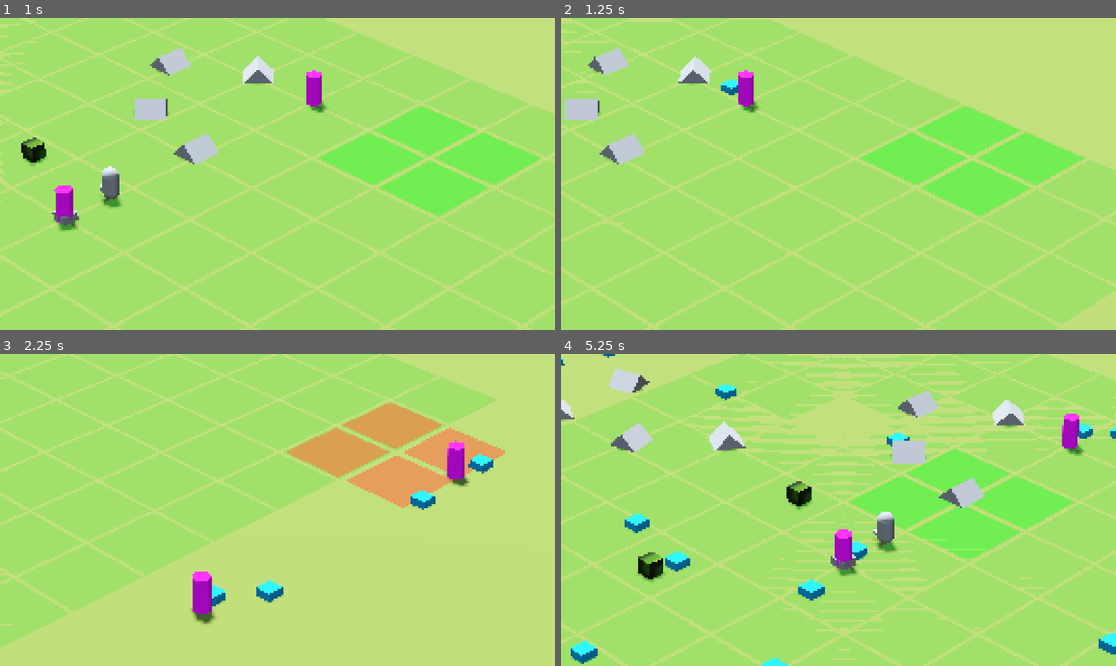
Above: before the commit, frames 1-4 (two rows, left to right).
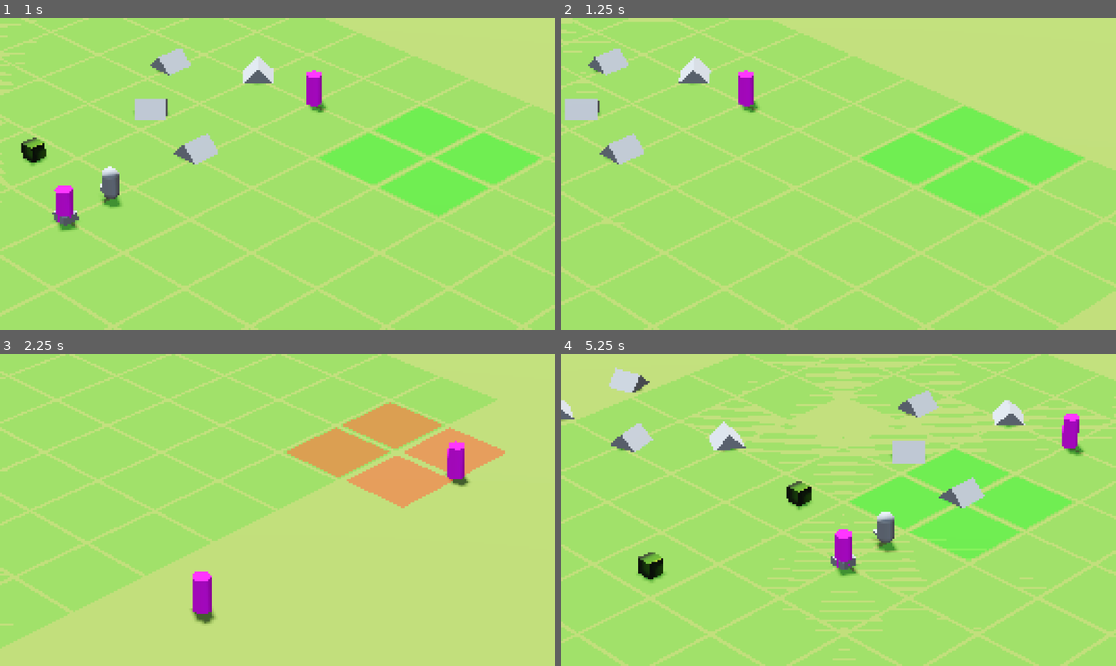
Above: after the commit, the same moments.

Repository: jalejr/Incrememental
Game: Godot game, scene res://main.tscn
The game is run twice, just before and just after one commit, with the same random seed, the same clock (stepped at 60 frames per second) and the same inputs. The engine's default icon, where the game draws it, is replaced by a stand-in: a white triangle on a blue panel in a dark square.
Inputs (mouse positions are in pixels of both pictures, inside the frame that each line leads up to):
- Up to frame 1 (1 s): tap Enter (enter) at 0.5 s; move the mouse to (399, 158) at 0.52 s; hold Right (right) from 0.53 s (still down); tap F (test) at 0.6 s; click (399, 158) at 0.67 s
- Up to frame 2 (1.25 s): keep holding Right (right)
- Up to frame 3 (2.25 s): move the mouse to (166, 525) at 1.27 s; release Right (right) at 1.28 s; hold S (backward) 1.28-2.03 s; tap Mouse wheel up (camera_zoom_in) at 1.35 s; tap F (test) at 1.55 s; move the mouse to (333, 441) at 2.02 s; hold Right (right) from 2.03 s (still down); hold Mouse wheel down (camera_zoom_out) from 2.03 s (still down)
- Up to frame 4 (5.25 s): tap F (test) at 2.3, 3.05, 3.8, 4.35 s; move the mouse to (810, 572) at 2.77 s; release Right (right) at 2.78 s; release Mouse wheel down (camera_zoom_out) at 2.78 s; hold W (forward) 2.78-3.53 s; tap Enter (enter) at 2.85 s; click (810, 572) at 2.92 s; move the mouse to (1005, 556) at 3.52 s; hold A (left) 3.53-5.03 s; click (1005, 556) at 3.6 s; move the mouse to (672, 463) at 4.27 s; move the mouse to (866, 510) at 5.02 s; hold S (backward) from 5.03 s (still down); tap G at 5.1 s; click (866, 510) at 5.17 s

Frame 1 is identical in both runs. In frame 2, 0.1% of the frame differs, in the area x 28-32%, y 19-25%; in frame 3, 0.8%; in frame 4, 1.7%, in the area x 0-100%, y 0-100%.
Error before the commit: Cannot call method 'storage_buffer_create' on a null value. (res://compositor/scripts/edge_detection_compositor.gd:20)
Error after the commit: Parse Error: Could not find type "BaseUnitManager" in the current scope. (res://grids/spatial_grid/classes/spatial_grid_unit.gd:4)

Commit message:
Broken atm but progress

Diff:
--- a/global/unit_manager_registry.gd
+++ b/global/unit_manager_registry.gd
@@ -4,7 +4,7 @@
 var _managers: Dictionary = {}
 
 # public methods
-func register_manager(unit_type: Unit.Type, manager: BaseUnitManager):
+func register_manager(unit_type: Unit.Type, manager: UnitManager):
 	if _managers.has(unit_type):
 		push_error("Manager already registered for type: ", unit_type)
 		return
@@ -13,7 +13,7 @@
 	print("Registered manager for ", Unit.Type.keys()[unit_type])
 
 
-func get_manager(unit_type: Unit.Type) -> BaseUnitManager:
+func get_manager(unit_type: Unit.Type) -> UnitManager:
 	if not _managers.has(unit_type):
 		push_error("No manager registered for type: ", unit_type)
 		return null
--- a/main.tscn
+++ b/main.tscn
@@ -10,7 +10,7 @@
 [ext_resource type="PackedScene" uid="uid://cs0djqyjiehg" path="res://units/scavenger.tscn" id="6_7mycd"]
 [ext_resource type="PackedScene" uid="uid://dnk5c7577fdlf" path="res://grids/spatial_grid/spatial_grid.tscn" id="6_272bh"]
 [ext_resource type="PackedScene" uid="uid://dglrm60njnkoq" path="res://grids/building_grid_visualizer/grid_visualizer.tscn" id="6_w48qg"]
-[ext_resource type="PackedScene" uid="uid://c7bfkc5utn8jc" path="res://units/base_unit_manager/base_unit_manager.tscn" id="7_5vw27"]
+[ext_resource type="PackedScene" uid="uid://c7bfkc5utn8jc" path="res://units/unit_manager/unit_manager.tscn" id="7_5vw27"]
 [ext_resource type="PackedScene" uid="uid://5k3hagwi4mhh" path="res://units/spawners/unit_spawner_building.tscn" id="8_5vw27"]
 [ext_resource type="PackedScene" uid="uid://yyymo2467tpn" path="res://units/soldier_manager/soldier_manager.tscn" id="8_kek77"]
 
--- a/scripts/buildings/building.gd
+++ b/scripts/buildings/building.gd
@@ -12,7 +12,7 @@
 var radius: float = 0.5
 var adjacent_aura_buffs: Array[Buff] = []
 var active_buffs: Dictionary[Building, Array] = {}
-var cached_buff_multiplier: Dictionary[Buff, float] = {}
+var cached_buffs_calculated: Dictionary[Buff.Type, float] = {}
 
 ## built-in override methods
 func _ready() -> void:
--- a/scripts/buildings/spawner_building.gd
+++ b/scripts/buildings/spawner_building.gd
@@ -6,8 +6,8 @@
 @export var spawn_points: Array[Node3D] = []
 
 ## private vars
-var _unit_manager: BaseUnitManager
-var _spawned_units: Array[BaseUnitData] = []
+var _unit_manager: UnitManager
+var _spawned_units: Array[UnitData] = []
 var _spawn_timer: Timer
 var _next_spawn_point_index: int = 0
 
@@ -61,7 +61,8 @@
 	var unit_stats: UnitStats = _get_unit_stats()
 
 	if unit_stats:
-		var unit_data = _unit_manager.spawn_unit(spawn_pos, unit_stats, self)
+		#TODO change spawn unit to proper unit type
+		var unit_data = _unit_manager.spawn_unit(Unit.Type.BASE, spawn_pos, cached_buffs_calculated, self)
 		_spawned_units.append(unit_data)
 		_on_unit_spawned(unit_data, spawn_pos)
 
@@ -82,14 +83,14 @@
 	return stats
 
 
-func _on_manager_says_unit_died(unit: BaseUnitData, building):
+func _on_manager_says_unit_died(unit: UnitData, building):
 	if building != self:
 		return
 	_spawned_units.erase(unit)
 	_on_unit_died(unit)
 
 
-func _on_unit_spawned(unit_data: BaseUnitData, position: Vector3):
+func _on_unit_spawned(unit_data: UnitData, position: Vector3):
 	# Logic should be put here. Probably a overridable
 	#print(name, " spawned unit at ", position, " (", get_alive_unit_count(), "/", max_units, ")")
 	pass
--- a/units/base_unit_manager/base_unit_data.gd
+++ /dev/null
@@ -1,13 +0,0 @@
-class_name BaseUnitData
-
-var position: Vector3
-var visual_position: Vector3
-var radius: float
-var velocity: Vector3
-var health: float
-var stats: UnitStats
-var nav_path: PackedVector3Array = []
-var path_index: int = 0
-var agent_rid: RID
-var grid_data: SpatialGridUnit
-var spawn_building: Node = null
--- a/units/base_unit_manager/base_unit_manager.tscn
+++ /dev/null
@@ -1,6 +0,0 @@
-[gd_scene load_steps=2 format=3 uid="uid://c7bfkc5utn8jc"]
-
-[ext_resource type="Script" uid="uid://c0x2v0omd30lf" path="res://units/base_unit_manager/base_unit_manager.gd" id="1_r73m7"]
-
-[node name="BaseUnitManager" type="Node"]
-script = ExtResource("1_r73m7")
--- /dev/null
+++ b/units/unit_manager/unit_data.gd
@@ -0,0 +1,58 @@
+class_name UnitData
+extends RefCounted
+
+# Core data
+var unit_type: Unit.Type
+var position: Vector3
+var visual_position: Vector3
+var radius: float
+var velocity: Vector3
+var health: float
+var stats: UnitStats
+var team_id: int
+
+var is_alive: bool
+var is_dying: bool
+
+var is_targetable: bool
+var is_attackable: bool
+
+var cached_target_position: Vector3 = Vector3.ZERO
+var path_age: float = 0.0
+var path_recalc_interval: float = 0.5
+
+# Navigation
+var agent_rid: RID
+var nav_path: PackedVector3Array = []
+var path_index: int = 0
+
+# Grid tracking
+var grid_data: SpatialGridUnit
+var spawn_building: Node = null
+
+func update_logic(_delta: float, _context: Dictionary) -> void:
+	pass
+
+
+func get_custom_visual_data() -> Color:
+	return Color()
+
+
+func needs_path_recalc(target_position: Vector3, max_age: float = -1.0, max_drift: float = 5.0) -> bool:
+	if max_age < 0:
+		max_age = path_recalc_interval
+
+	if nav_path.is_empty():
+		return true
+
+	if path_age > max_age:
+		return true
+
+	if cached_target_position.distance_to(target_position) > max_drift:
+		return true
+
+	return false
+
+func mark_path_recalculated(target_position: Vector3):
+	cached_target_position = target_position
+	path_age = 0.0
--- a/units/base_unit_manager/base_unit_manager.gd
+++ b/units/unit_manager/unit_manager.gd
@@ -1,10 +1,16 @@
 extends Node
-class_name BaseUnitManager
-
-signal unit_died(unit: BaseUnitData, building: Node)
+class_name UnitManager
+
+signal unit_died(unit: UnitData, building: Node)
+
+class UnitTypeRuntimeData:
+	var config: UnitTypeConfig
+	var multimesh: MultiMesh
+	var multimesh_instance: MultiMeshInstance3D
 
 ## exports
-@export var unit_type: Unit.Type = Unit.Type.BASE
+@export var unit_type_configs: Array[UnitTypeConfig] = []
+#@export var unit_type: Unit.Type = Unit.Type.BASE
 @export var unit_mesh: Mesh
 @export var navigation_region: NavigationRegion3D
 @export var grid_manager: SpatialGridManager
@@ -13,23 +19,28 @@
 @export var visual_lerp_speed: float = 10
 
 ## private vars
-var units: Array[BaseUnitData] = []
+var units: Array[UnitData] = []
 var multimesh: MultiMesh
 var multimesh_instance: MultiMeshInstance3D
 var nav_map: RID
 var update_index: int = 0
 
+var _unit_types_runtime: Dictionary = {}
+var _all_units: Array[UnitData] = []
+var _free_indices: Array[int] = []
+var _alive_count: int = 0
+
 ## methods to override
-func create_unit_instance() -> BaseUnitData:
-	return BaseUnitData.new()
-
-
-func update_unit_logic(unit: BaseUnitData, delta: float):
+func create_unit_instance() -> UnitData:
+	return UnitData.new()
+
+
+func update_unit_logic(unit: UnitData, delta: float):
 	if not unit.nav_path.is_empty():
 		move_along_path(unit, delta)
 
 
-func on_unit_damaged(_unit: BaseUnitData, _damage: float, _source_position: Vector3):
+func on_unit_damaged(_unit: UnitData, _damage: float, _source_position: Vector3):
 	pass
 
 func on_unit_died(_position: Vector3):
@@ -38,11 +49,12 @@
 
 ## built-in override methods
 func _ready() -> void:
+	_setup_unit_types()
+
 	if not grid_manager:
 		push_error("GridManager not assigned to ", name)
 		return
-	UnitManagerRegistry.register_manager(unit_type, self)
-	_setup_multimesh()
+	#UnitManagerRegistry.register_manager(unit_type, self)
 	_setup_navigation()
 
 
@@ -77,21 +89,32 @@
 
 
 ## public methods
-func spawn_unit(position: Vector3, custom_stats: UnitStats = null, building: Node = null) -> BaseUnitData:
-	if units.size() >= multimesh.instance_count:
-		push_error("Cannot spawn more units! Max capacity: ", multimesh.instance_count)
+func spawn_unit(
+	unit_type: Unit.Type,
+	position: Vector3,
+	buffs: Dictionary[Buff.Type, float] = {},
+	building: Node = null,
+	targetable: bool = true,
+	attackable: bool = true
+	) -> UnitData:
+	if not _unit_types_runtime.has(unit_type):
+		push_error("Unknown unit type ID: %d" % unit_type)
 		return null
 
-	var unit: BaseUnitData = create_unit_instance()
+	var runtime: UnitTypeRuntimeData = _unit_types_runtime[unit_type]
+	var config: UnitTypeConfig = runtime.config
+
+	var unit: UnitData = config.unit_script.new()
+
 	unit.position = position
 	unit.visual_position = position
 	unit.spawn_building = building
-
-	# TODO Change this to use real grabbed values
-	if custom_stats:
-		unit.stats = custom_stats.duplicate_stats()
-	else:
-		unit.stats = get_default_stats()
+	unit.team_id = team_id
+	unit.is_alive = true
+	unit.is_targetable = targetable
+	unit.is_attackable = attackable
+
+	unit.stats = _calculate_stats_with_buffs(config.default_stats, buffs)
 
 	unit.health = unit.stats.max_health
 
@@ -101,7 +124,15 @@
 	NavigationServer3D.agent_set_max_speed(unit.agent_rid, unit.stats.move_speed)
 	NavigationServer3D.agent_set_avoidance_enabled(unit.agent_rid, true)
 
-	var index = units.size()
+	var index: int
+
+	if not _free_indices.is_empty():
+		index = _free_indices.pop_back()
+		_all_units[index] = unit
+	else:
+		index = _all_units.size()
+		_all_units.append(unit)
+
 	unit.grid_data = grid_manager.register_unit(position, unit.stats.radius, self, index, team_id)
 
 	units.append(unit)
@@ -136,7 +167,7 @@
 	on_unit_died(unit.position)
 
 
-func find_nearest_enemy(unit: BaseUnitData, search_range: float = -1.0) -> BaseUnitData:
+func find_nearest_enemy(unit: UnitData, search_range: float = -1.0) -> UnitData:
 	var range_to_use = search_range if search_range > 0 else unit.stats.attack_range
 
 	var enemy_data = grid_manager.get_nearest_unit(
@@ -168,7 +199,7 @@
 	return enemies
 
 
-func get_unit(index: int) -> BaseUnitData:
+func get_unit(index: int) -> UnitData:
 	if index >= 0 and index < units.size():
 		return units[index]
 	return null
@@ -196,16 +227,34 @@
 
 
 ## private methods
-func _setup_multimesh():
-	multimesh = MultiMesh.new()
-	multimesh.mesh = unit_mesh
-	multimesh.transform_format = MultiMesh.TRANSFORM_3D
-	multimesh.use_custom_data = true
-	multimesh.instance_count = 3000
-	multimesh.visible_instance_count = 0
-
-	multimesh_instance = MultiMeshInstance3D.new()
-	multimesh_instance.multimesh = multimesh
+func _setup_unit_types():
+	if unit_type_configs.size() <= 0:
+		push_warning("No unit_type_configs added to manager...")
+
+	for config in unit_type_configs:
+		if _unit_types_runtime.has(config.type_id):
+			push_error("Duplicate type_id %d for %s" % [config.type_id, config.type_name])
+			continue
+
+		var runtime = UnitTypeRuntimeData.new()
+		runtime.config = config
+
+		_setup_multimesh(runtime, config)
+
+		_unit_types_runtime[config.unit_type] = runtime
+
+
+func _setup_multimesh(runtime: UnitTypeRuntimeData, config: UnitTypeConfig):
+	runtime.multimesh = MultiMesh.new()
+	runtime.multimesh.mesh = unit_mesh
+	runtime.multimesh.transform_format = MultiMesh.TRANSFORM_3D
+	runtime.multimesh.use_custom_data = true
+	runtime.multimesh.instance_count = config.max_count
+	runtime.multimesh.visible_instance_count = 0
+
+	runtime.multimesh_instance = MultiMeshInstance3D.new()
+	runtime.multimesh_instance.multimesh = multimesh
+
 	add_child(multimesh_instance)
 
 
@@ -243,7 +292,7 @@
 		_update_unit_visuals(unit, i)
 
 
-func _update_unit_visuals(unit: BaseUnitData, index: int):
+func _update_unit_visuals(unit: UnitData, index: int):
 	var transform = Transform3D(Basis(), unit.visual_position)
 	multimesh.set_instance_transform(index, transform)
 
@@ -253,7 +302,11 @@
 	multimesh.set_instance_custom_data(index, custom_data)
 
 
-func move_along_path(unit: BaseUnitData, delta: float):
+func _calculate_stats_with_buffs(unit_stats: UnitStats, buff_dictionary: Dictionary[Buff.Type, float]) -> UnitStats:
+	return UnitStats.new()
+
+
+func move_along_path(unit: UnitData, delta: float):
 	if unit.nav_path.is_empty() or unit.path_index >= unit.nav_path.size():
 		unit.velocity = Vector3.ZERO
 		return
@@ -275,7 +328,7 @@
 		unit.position += safe_velocity * delta
 
 
-func _move_along_path(unit: BaseUnitData, delta: float):
+func _move_along_path(unit: UnitData, delta: float):
 	if unit.nav_path.is_empty() or unit.path_index >= unit.nav_path.size():
 		unit.velocity = Vector3.ZERO
 		return
@@ -293,6 +346,6 @@
 		unit.position += safe_velocity * delta
 
 
-func _set_unit_path(unit: BaseUnitData, target: Vector3):
+func _set_unit_path(unit: UnitData, target: Vector3):
 	unit.nav_path = NavigationServer3D.map_get_path(nav_map, unit.position, target, true)
 	unit.path_index = 0
--- /dev/null
+++ b/units/unit_manager/unit_manager.tscn
@@ -0,0 +1,6 @@
+[gd_scene load_steps=2 format=3 uid="uid://c7bfkc5utn8jc"]
+
+[ext_resource type="Script" uid="uid://c0x2v0omd30lf" path="res://units/unit_manager/unit_manager.gd" id="1_r73m7"]
+
+[node name="UnitManager" type="Node"]
+script = ExtResource("1_r73m7")
--- /dev/null
+++ b/units/unit_manager/unit_type_config.gd
@@ -0,0 +1,8 @@
+class_name UnitTypeConfig
+extends Resource
+
+@export var unit_type: Unit.Type
+@export var default_stats: UnitStats
+@export var icon: Texture2D
+@export var mesh: Mesh
+@export var unit_script: GDScript
--- a/units/unit_stats.gd
+++ b/units/unit_stats.gd
@@ -1,9 +1,11 @@
 class_name UnitStats
+extends Resource
 
 var radius: float = 0.5
 var move_speed: float = 4.0
 var max_health: float = 100.0
 var attack_damage: float = 500.0
+var armor: float = 0.0
 var attack_range: float = 15.0
 var has_splash_damage: bool = false
 var splash_radius: float = 0.0
@@ -21,9 +23,11 @@
 
 func duplicate_stats() -> UnitStats:
 	var new_stats: UnitStats = UnitStats.new()
+	new_stats.radius = radius
 	new_stats.move_speed = move_speed
 	new_stats.max_health = max_health
 	new_stats.attack_damage = attack_damage
+	new_stats.armor = armor
 	new_stats.attack_range = attack_range
 	new_stats.has_splash_damage = has_splash_damage
 	new_stats.splash_radius = splash_radius
Renamed: units/base_unit_manager/base_unit_data.gd.uid -> units/unit_manager/unit_data.gd.uid
Renamed: units/base_unit_manager/base_unit_manager.gd.uid -> units/unit_manager/unit_manager.gd.uid
Not shown, added: units/unit_manager/unit_type_config.gd.uid
